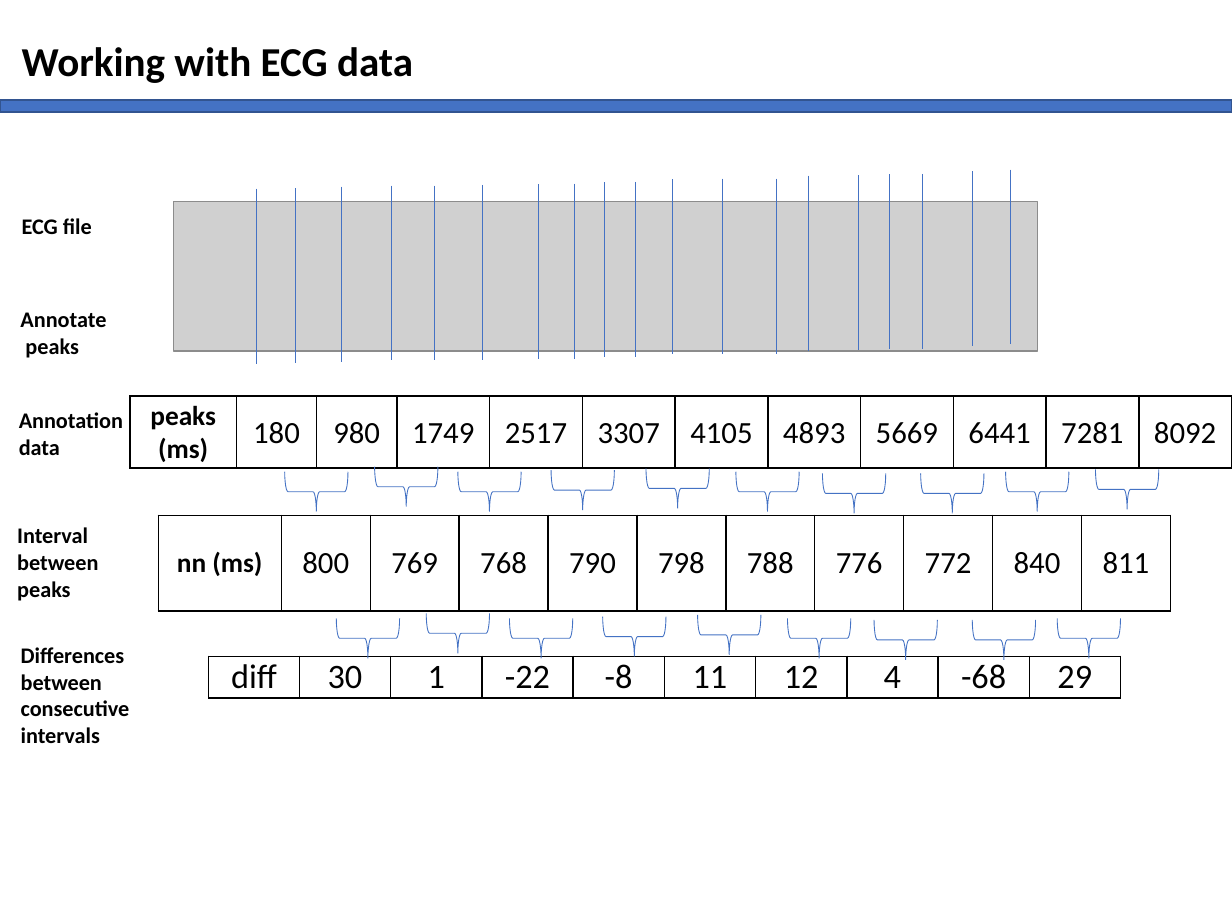
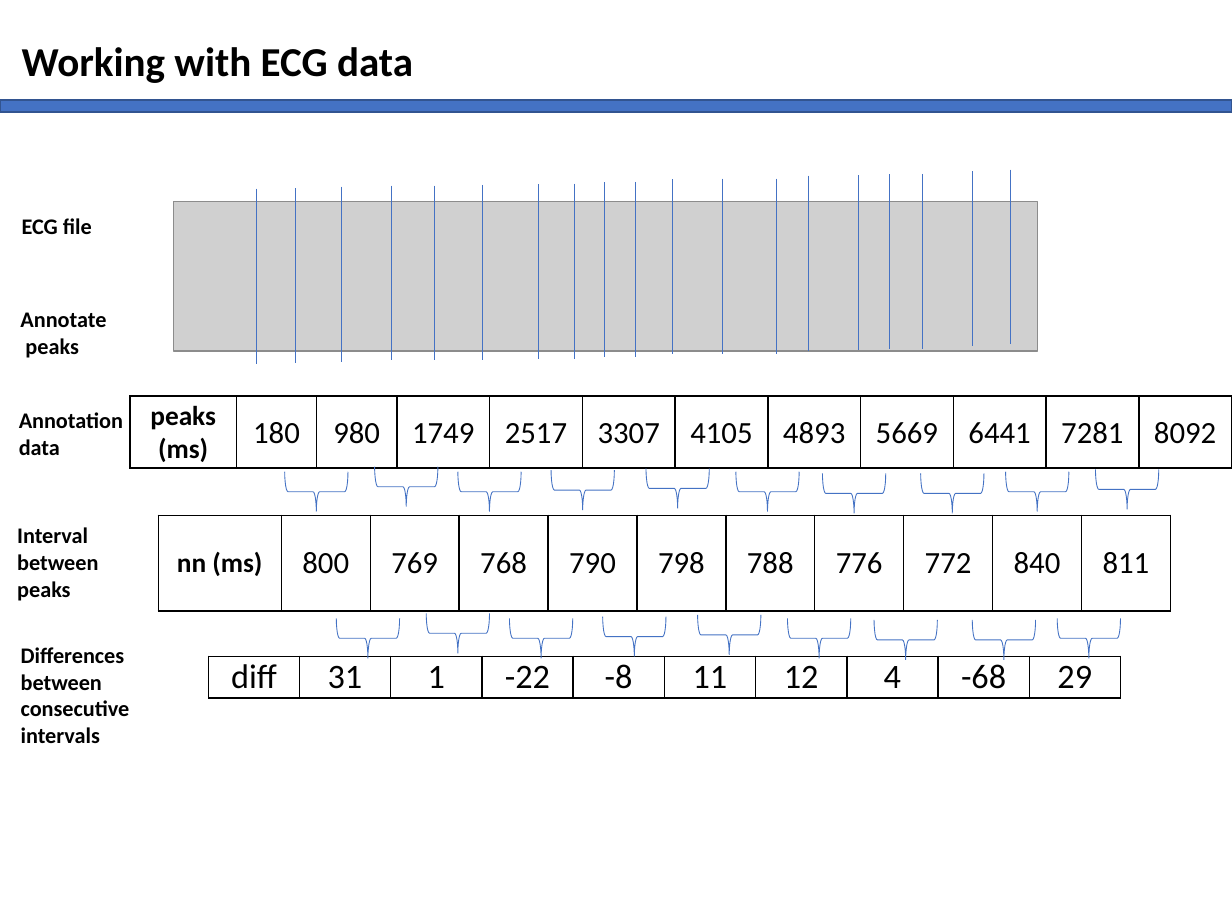
Before and after one commit to philipwlewis/bios30_2021, a slide deck: slide 10 of week_8/2_Report_Info.pptx. Drawn at 1232x924 pixels with LibreOffice and Linux fonts; fonts in the diff are those of the drawing; grey boxes stand for pictures. Boxes give left, top, right and bottom in pixels: in the first picture for what was removed or moved away, otherwise in the second. Text is boxed around its words. In the diff, an @@ line names an element or a change of style, - is before the commit and + after.

Commit message:
gitautosync update 37

```diff
--- a/week_8/2_Report_Info.pptx
+++ b/week_8/2_Report_Info.pptx
@@ table at [208, 657, 1120, 697] @@
-row 1, column 2: 30
+row 1, column 2: 31
```
